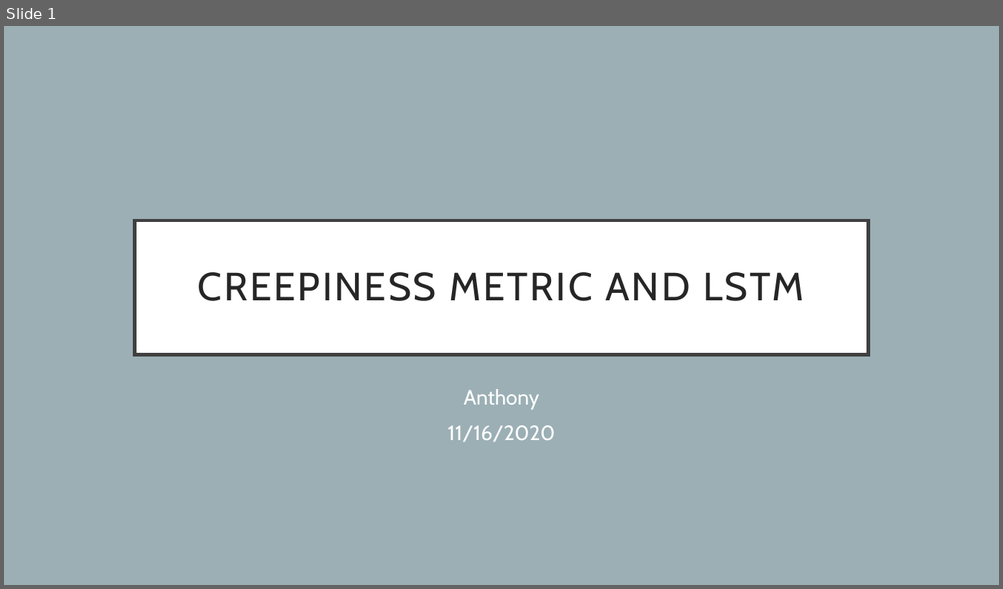
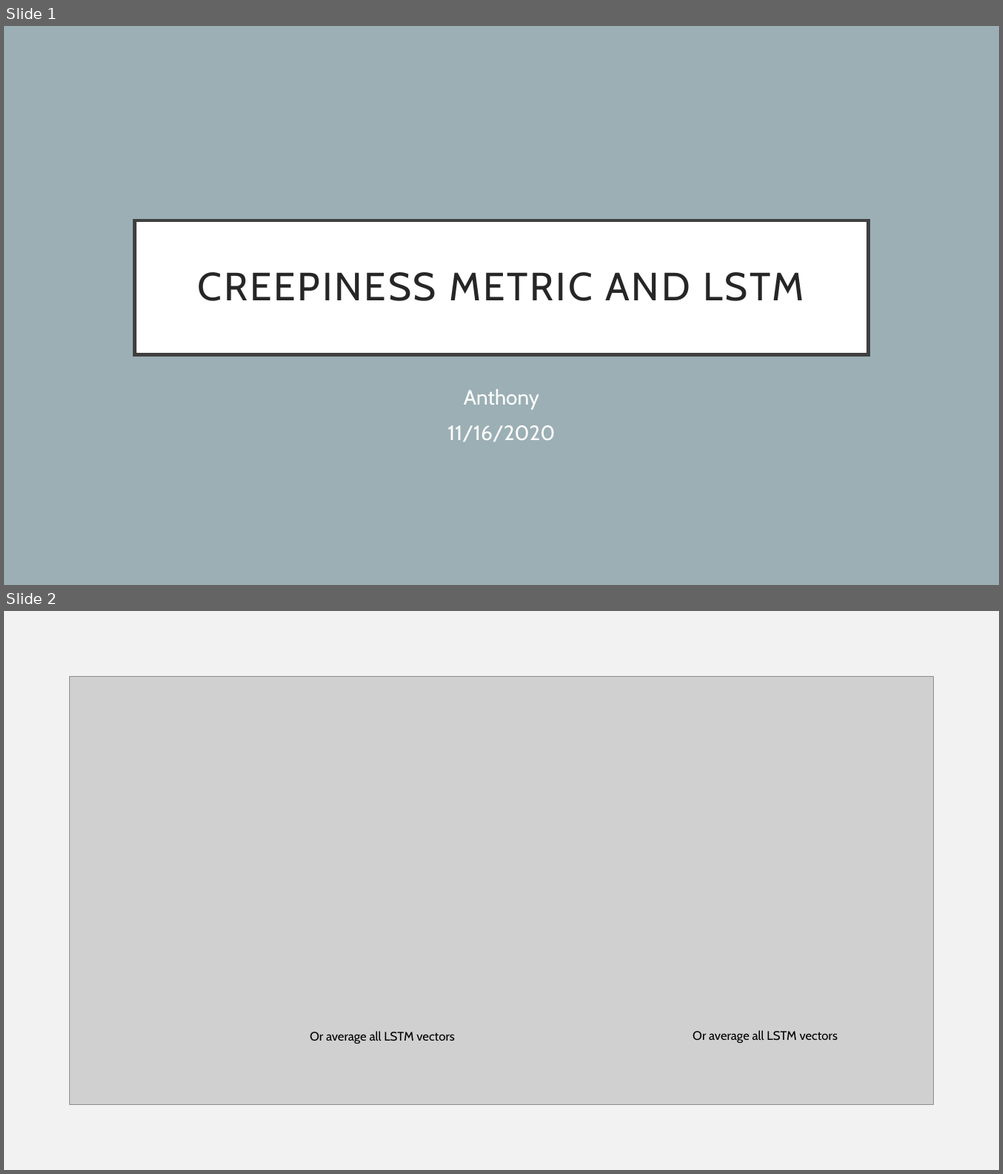
Before and after one commit to Anthonyive/Research-Mapping-Uncanny-Valley, a slide deck: Presentations/11-16-2020/Creepiness Metric and LSTM.pptx. Shown one above the other, each under a label of ours: slide 1 before the commit, slides 1 and 2 after it. The pictures are 1003x589 and 1003x1174 pixels, drawn with LibreOffice and Linux fonts; fonts in the diff are those of the drawing; grey boxes stand for pictures. Boxes give left, top, right and bottom in pixels: in the first picture for what was removed or moved away, otherwise in the second. Text is boxed around its words. In the diff, an @@ line names an element or a change of style, - is before the commit and + after.

```diff
--- a/Presentations/11-16-2020/Creepiness Metric and LSTM.pptx
+++ b/Presentations/11-16-2020/Creepiness Metric and LSTM.pptx
@@ slide 2 added at bbox=[4, 611, 999, 1170], background #F2F2F2 @@
@@ picture added at bbox=[70, 677, 933, 1105] @@
@@ text added at bbox=[310, 1031, 454, 1044], 12 pt, text #000000 @@
+Or average all LSTM vectors
@@ text added at bbox=[692, 1031, 837, 1043], 12 pt, text #000000 @@
+Or average all LSTM vectors
```
Also in this commit, not shown: 4 slides changed, 1 other slide added, 1 slide removed, 1 other file.
